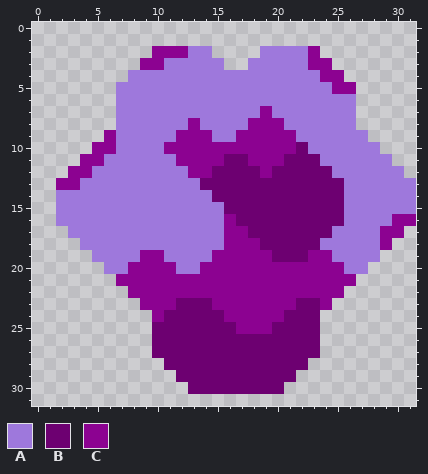
Two versions of one pixel-art sprite, sprites/items/living-steel/living-steel-6.png. Above: the version before the commit.
The file is 32x32 pixels.
Palette (. is transparent): A #9e78dc  B #6d0071  C #8c0291
Pixels before, first column x 2:
 2 ........CCCAA....AAAAC........
 3 .......CCAAAAA..AAAAACC.......
 4 ......AAAAAAAAAAAAAAAACC......
 5 .....AAAAAAAAAAAAAAAAAACC.....
 6 .....AAAAAAAAAAAAAAAAAAAA.....
 7 .....AAAAAAAAAAAACAAAAAAA.....
 8 .....AAAAAACAAAACCCAAAAAA.....
 9 ....CAAAAACCCAACCCCCAAAAAA....
10 ...CCAAAACCCCCCCCCCCBAAAAAA...
11 ..CCAAAAAACCCCBBCCCBBBAAAAAA..
12 .CCAAAAAAAACCBBBBCBBBBBAAAAAA.
13 CCAAAAAAAAAABBBBBBBBBBBBAAAAAA
14 AAAAAAAAAAAAABBBBBBBBBBBAAAAAA
15 AAAAAAAAAAAAAABBBBBBBBBBAAAAAA
16 AAAAAAAAAAAAAACBBBBBBBBBAAAACC
17 .AAAAAAAAAAAAACCBBBBBBBAAAACC.
18 ..AAAAAAAAAAAACCCBBBBBAAAAAC..
19 ...AAAACCAAAACCCCCBBBCCAAAA...
20 ....AACCCCAACCCCCCCCCCCCAA....
21 .....CCCCCCCCCCCCCCCCCCCC.....
22 ......CCCCCCCCCCCCCCCCCC......
23 .......CCCBBBCCCCCCCBBC.......
24 ........CBBBBBCCCCCBBB........
25 ........BBBBBBBCCCBBBB........
26 ........BBBBBBBBBBBBBB........
27 ........BBBBBBBBBBBBBB........
28 .........BBBBBBBBBBBB.........
29 ..........BBBBBBBBBB..........
30 ...........BBBBBBBB...........
After the commit:
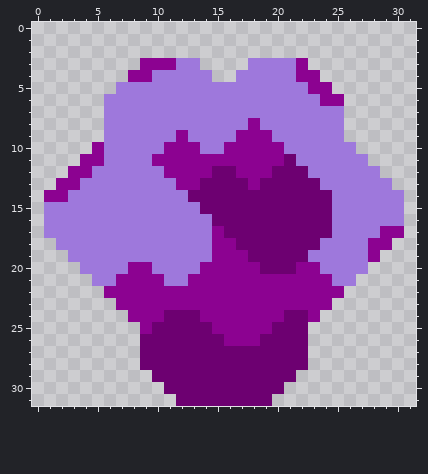
What changed:
The author put colour A in rows 6 to 8 at x 6; in rows 15 to 16 at x 1; in row 17 at x 1 to 2; in row 18 at x 2 to 3; in row 19 at x 3 to 4; in row 20 at x 4 to 5.
The author put colour A in row 21 at x 5 to 6.
Colour B becomes colour A in row 10 at x 22; in row 11 at x 22 to 23; in row 12 at x 23 to 24; in row 13 at x 24 to 25; in rows 14 to 16 at x 25.
Colour C becomes colour A in row 7 at x 19; in row 8 at x 13 and 19 to 20; in row 9 at x 6, 13 to 14 and 20 to 21; in row 10 at x 6, 14 to 15 and 21; in row 16 at x 30; in row 19 at x 9 to 10 and 23 to 24.
Colour C becomes colour A in row 20 at x 10 to 11 and 24 to 25; in row 21 at x 11 to 12 and 25 to 26.
The author put colour B in rows 26 to 27 at x 9; in row 28 at x 9 to 10; in row 29 at x 10 to 11; in row 30 at x 11 to 12; in row 31 at x 12 to 19.
Colour A becomes colour B in row 14 at x 13 to 14; in row 15 at x 14 to 15; in row 16 at x 15.
Colour C becomes colour B in row 16 at x 16; in row 17 at x 16 to 17; in row 18 at x 17 to 18; in row 19 at x 18 to 19; in row 20 at x 19 to 21.
The author put colour C in row 14 at x 1; in row 22 at x 6 to 7; in row 23 at x 7 to 8; in row 24 at x 8 to 9; in row 25 at x 9.
Colour A becomes colour C in row 3 at x 11 and 22; in row 4 at x 8 to 9 and 22 to 23; in row 5 at x 23 to 24; in row 6 at x 24 to 25; in row 11 at x 10 to 11; in row 12 at x 11 to 12.
Colour A becomes colour C in row 13 at x 12 to 13; in row 14 at x 2; in row 17 at x 15; in row 18 at x 15 and 28; in row 19 at x 28.
Colour B becomes colour C in row 11 at x 16 to 17; in row 12 at x 17 to 18; in row 13 at x 18; in row 23 at x 12 to 14 and 22 to 23; in row 24 at x 14 to 15 and 23; in row 25 at x 15 to 16.
Colour B becomes colour C in row 26 at x 16 to 18.
The author cleared colour A in row 2 at x 13 to 14 and 19 to 22; in row 3 at x 14 to 15; in row 4 at x 15 to 16; in rows 6 to 8 at x 26; in row 9 at x 26 to 27; in row 10 at x 27 to 28.
The author cleared colour A in row 11 at x 28 to 29; in row 12 at x 29 to 30; in row 13 at x 30 to 31; in rows 14 to 15 at x 31.
The author cleared colour B in rows 25 to 27 at x 23.
The author cleared colour C in row 2 at x 10 to 12 and 23; in row 3 at x 23 to 24; in row 4 at x 24 to 25; in row 5 at x 25 to 26; in row 16 at x 31.
